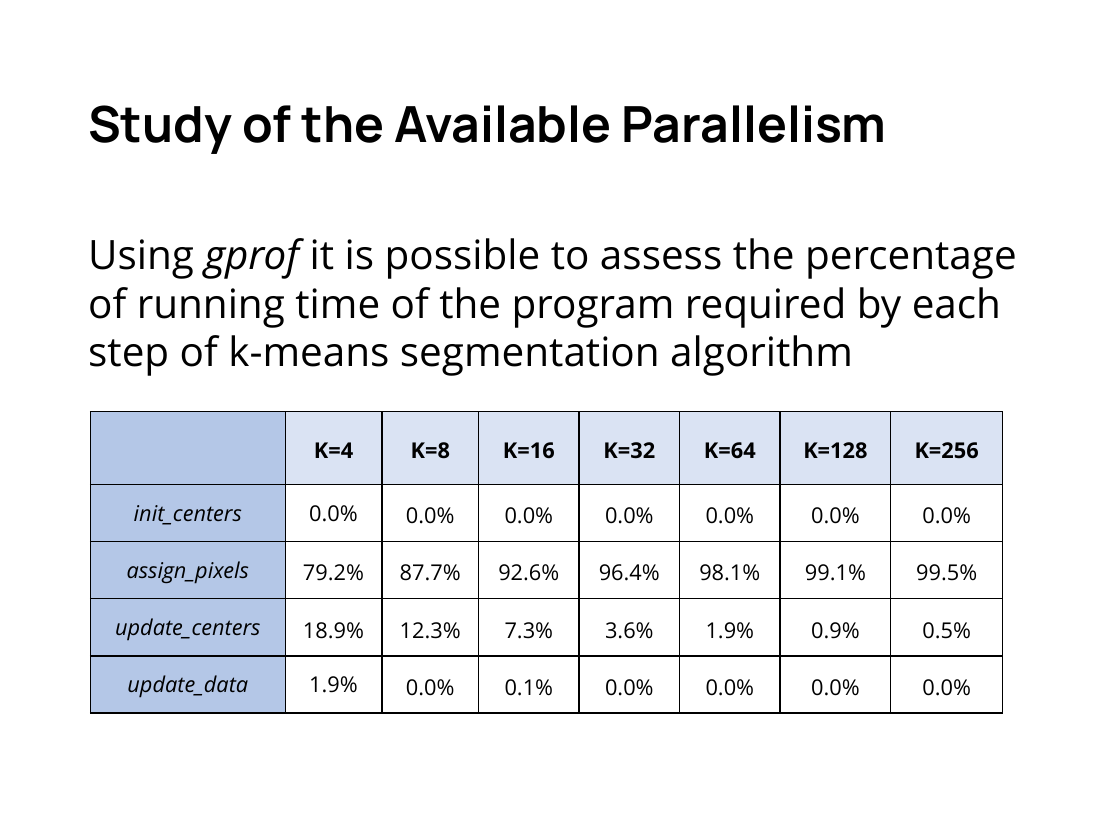
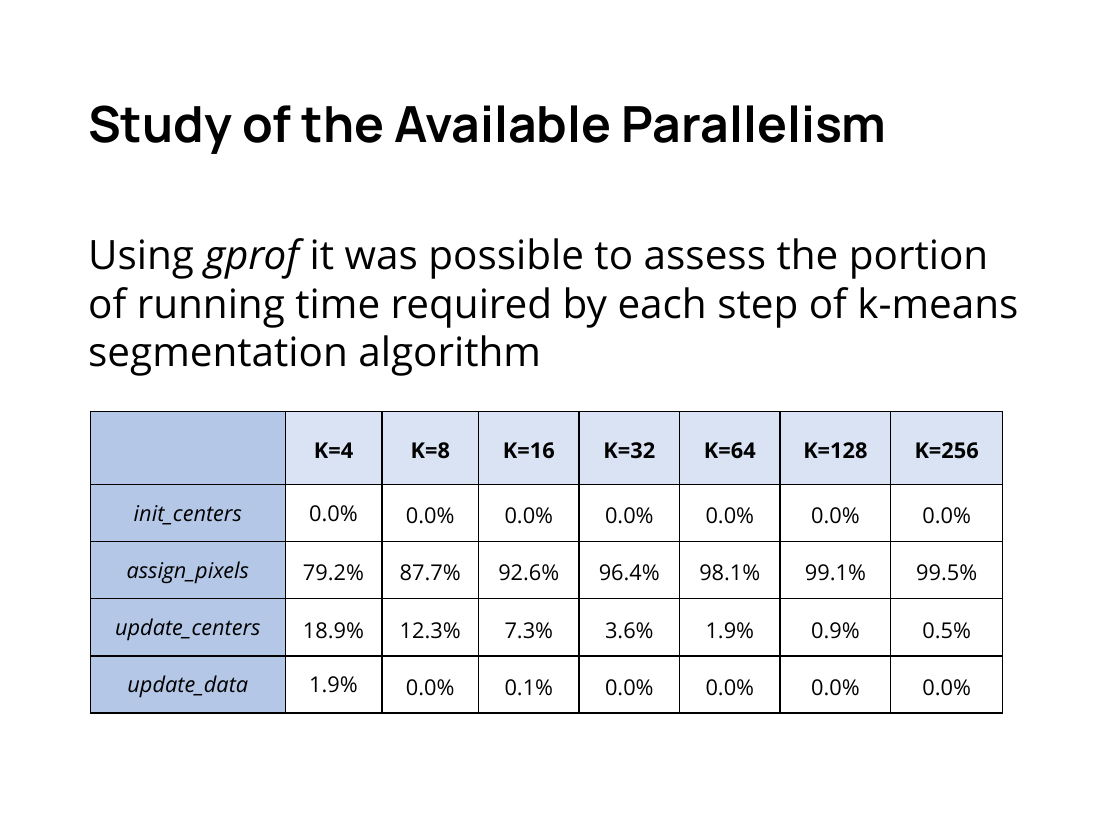
Before and after one commit to gabrielemirando/image-segmentation, a slide deck: slide 6 of docs/pres.pptx. Drawn at 1120x840 pixels with LibreOffice and Linux fonts; fonts in the diff are those of the drawing. Boxes give left, top, right and bottom in pixels: in the first picture for what was removed or moved away, otherwise in the second. Text is boxed around its words. In the diff, an @@ line names an element or a change of style, - is before the commit and + after.

```diff
--- a/docs/pres.pptx
+++ b/docs/pres.pptx
@@ text at (x1=88, y1=238, x2=1018, y2=376): text changed @@
-Using gprof it is possible to assess the percentage of running time of the program required by each step of k-means segmentation algorithm
+Using gprof it was possible to assess the portion of running time required by each step of k-means segmentation algorithm
```
Also in this commit, not shown: 8 other slides changed.
